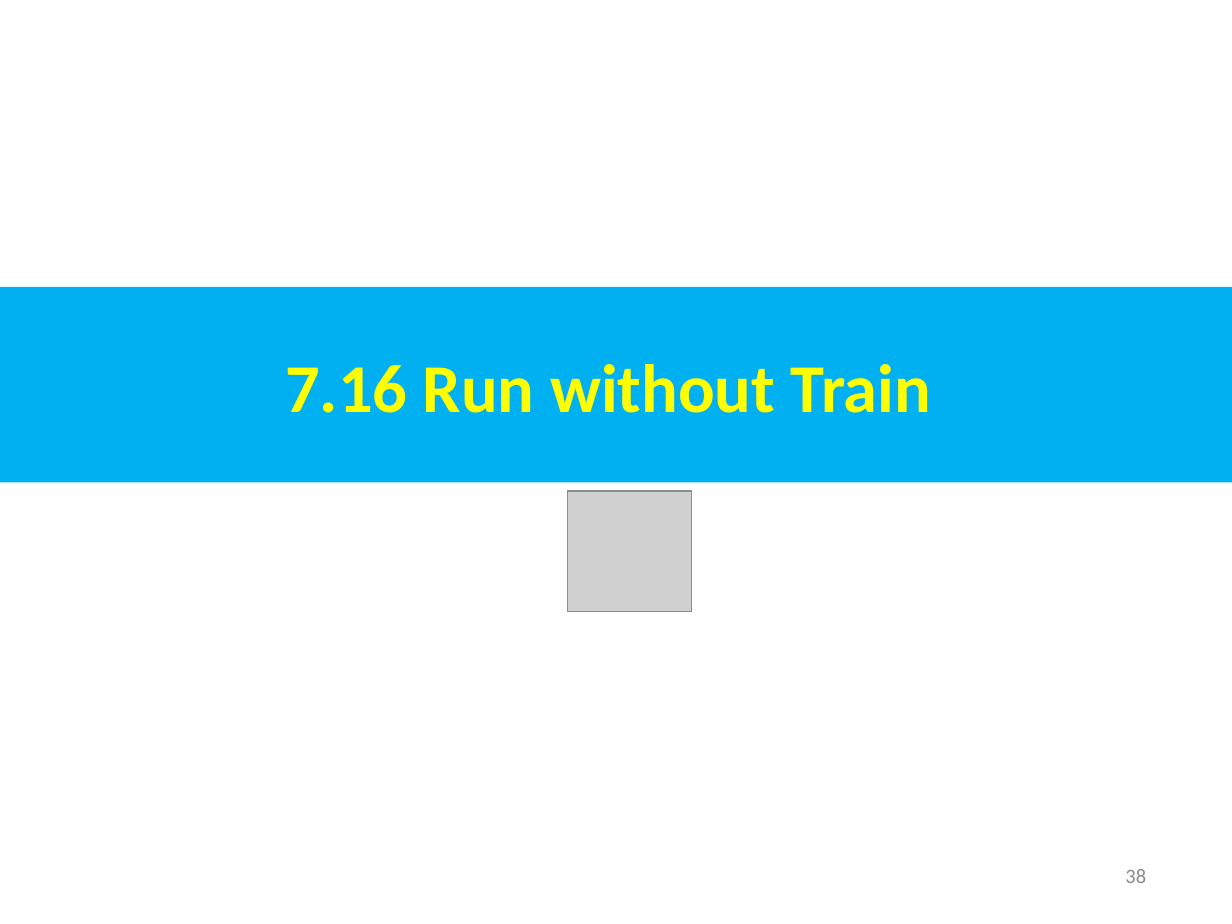
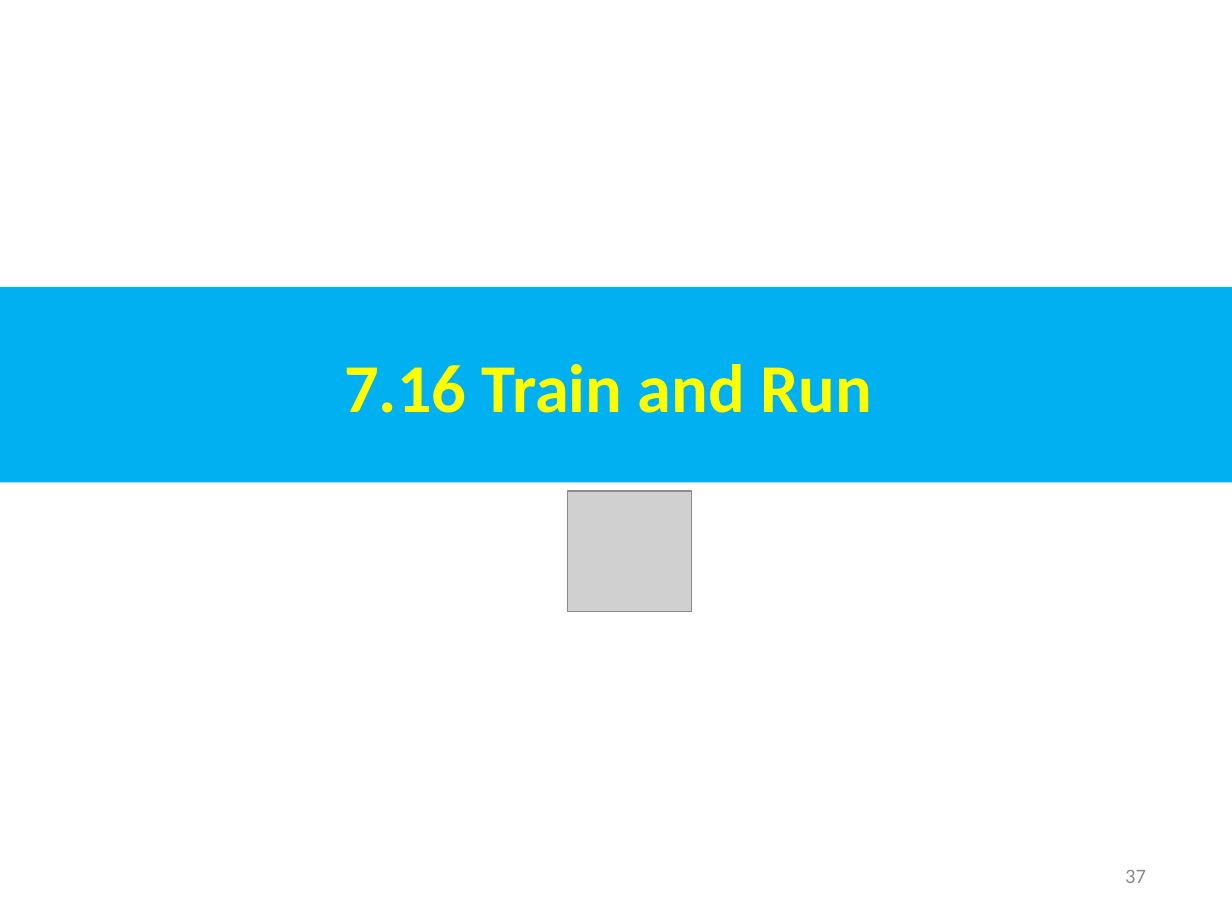
Before and after one commit to peterhchen/AIU_CS513_DRL, a slide deck: slide 37 of 000_DRL_JC/007_QL_Frozen_Lake/001_Video/007_QL_Frobzen_Lake.ppt (slide 38 before the commit). Drawn at 1232x924 pixels with LibreOffice and Linux fonts; fonts in the diff are those of the drawing; grey boxes stand for pictures. Boxes give left, top, right and bottom in pixels: in the first picture for what was removed or moved away, otherwise in the second. Text is boxed around its words. In the diff, an @@ line names an element or a change of style, - is before the commit and + after.

```diff
--- a/000_DRL_JC/007_QL_Frozen_Lake/001_Video/007_QL_Frobzen_Lake.ppt
+++ b/000_DRL_JC/007_QL_Frozen_Lake/001_Video/007_QL_Frobzen_Lake.ppt
@@ text in rectangle at (344, 364, 872, 413): text changed @@
-7.16 Run without Train
+7.16 Train and Run
@@ page number at (1125, 870, 1146, 883): text changed @@
-38
+37
```
Also in this commit, not shown: 7 other slides changed, 1 slide added.
